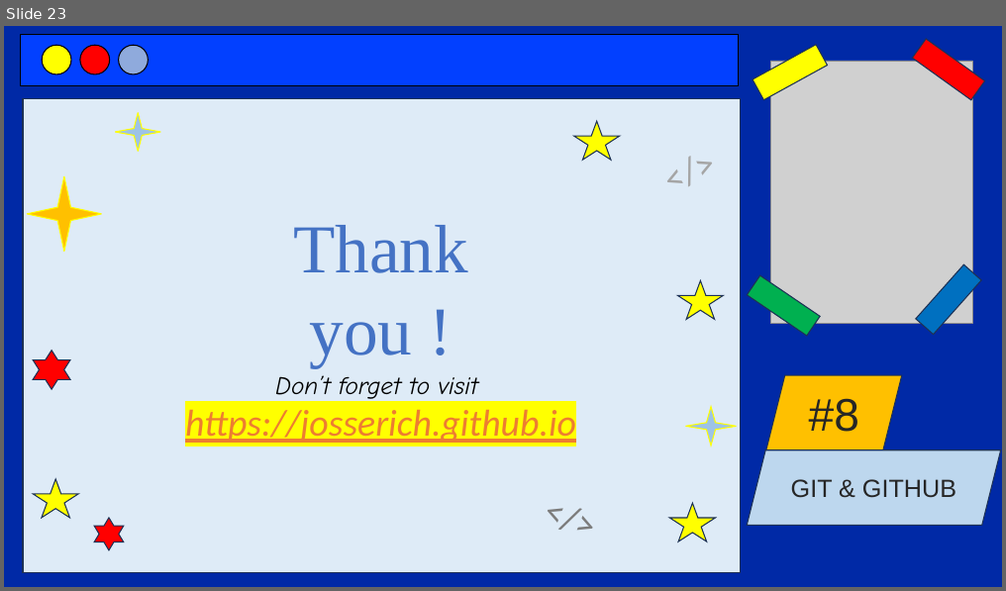
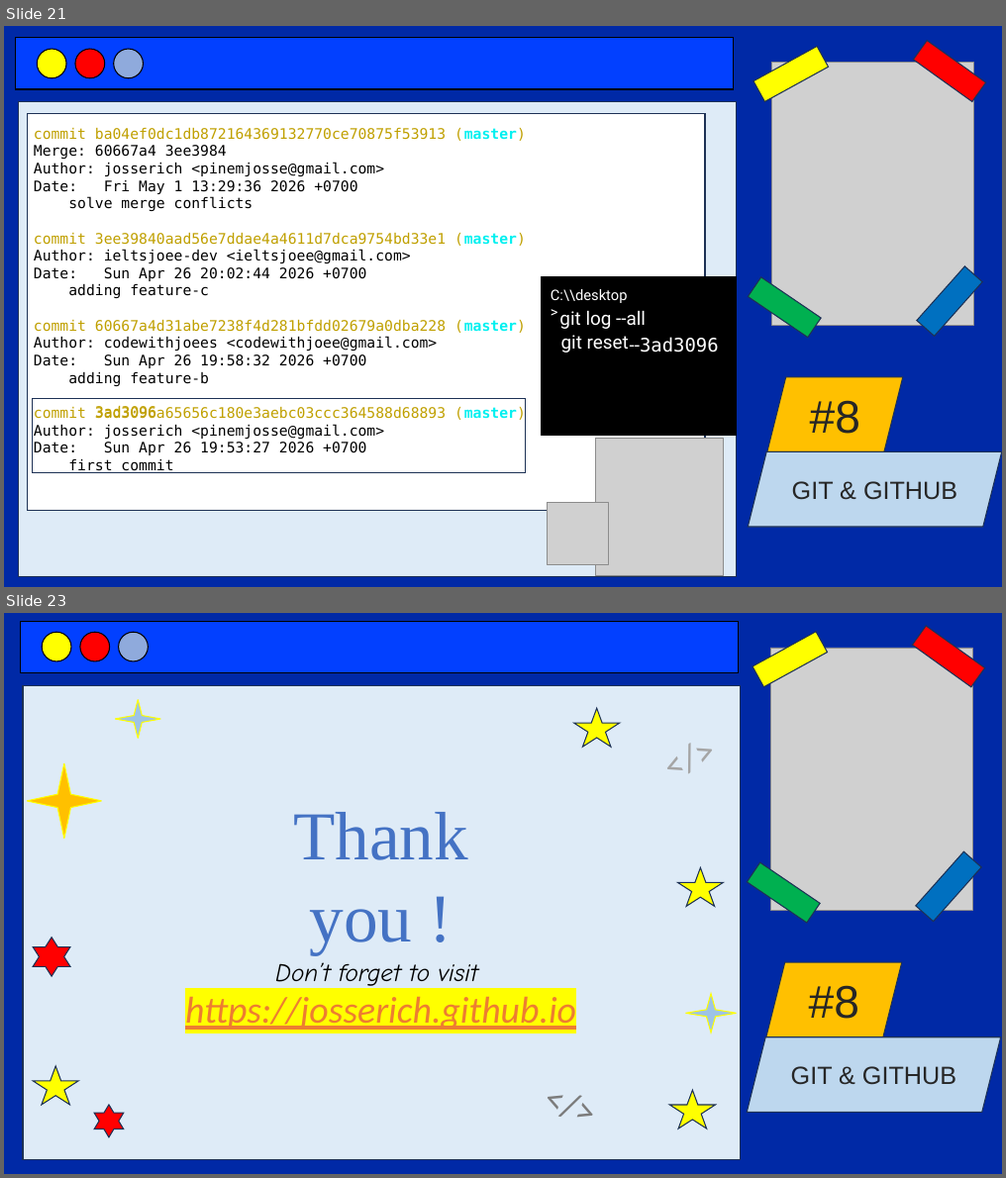
Before and after one commit to codewithjoees/courses-software-developer-complete, a slide deck: 8-git-github/ppt/git-github.pptx. Shown one above the other, each under a label of ours: slide 23 before the commit, slides 21 and 23 after it; the slides between them are not shown. The pictures are 1006x591 and 1006x1178 pixels, drawn with LibreOffice and Linux fonts; fonts in the diff are those of the drawing; grey boxes stand for pictures. Boxes give left, top, right and bottom in pixels: in the first picture for what was removed or moved away, otherwise in the second. Text is boxed around its words. In the diff, an @@ line names an element or a change of style, - is before the commit and + after.

```diff
--- a/8-git-github/ppt/git-github.pptx
+++ b/8-git-github/ppt/git-github.pptx
@@ slide 21 added at box(4, 26, 1002, 587), background #0029A6 @@
@@ group added at box(15, 38, 1002, 577): 6 rectangles, 3 ellipses, 2 parallelograms, 1 picture @@
+#8
+GIT & GITHUB
@@ rectangle added at box(27, 113, 705, 511), fill #FFFFFF, outline #1E3256 1 pt @@
@@ text added at box(34, 127, 526, 473), 14 pt, text #000000 @@
+commit ba04ef0dc1db872164369132770ce70875f53913 (master)
+Merge: 60667a4 3ee3984
+Author: josserich <pinemjosse@gmail.com>
+Date: Fri May 1 13:29:36 2026 +0700
+solve merge conflicts
+commit 3ee39840aad56e7ddae4a4611d7dca9754bd33e1 (master)
+Author: ieltsjoee-dev <ieltsjoee@gmail.com>
+Date: Sun Apr 26 20:02:44 2026 +0700
+adding feature-c
+commit 60667a4d31abe7238f4d281bfdd02679a0dba228 (master)
+Author: codewithjoees <codewithjoee@gmail.com>
+Date: Sun Apr 26 19:58:32 2026 +0700
+adding feature-b
+commit 3ad3096a65656c180e3aebc03ccc364588d68893 (master)
+Author: josserich <pinemjosse@gmail.com>
+Date: Sun Apr 26 19:53:27 2026 +0700
+first commit
@@ rectangle added at box(542, 277, 737, 436), fill #000000, outline #000000 1 pt @@
@@ text added at box(550, 289, 628, 303), 14 pt, text #FFFFFF @@
+C:\\desktop >
@@ text added at box(559, 310, 646, 329), 18 pt, text #FFFFFF @@
+git log --all
@@ text added at box(561, 335, 629, 353), 18 pt, text #FFFFFF @@
+git reset
@@ text added at box(630, 337, 719, 353), 18 pt, text #FFFFFF @@
+--3ad3096
@@ rectangle added at box(33, 399, 525, 473), outline #1E3256 1 pt @@
@@ text added at box(88, 399, 184, 425), 14 pt, text #C0A000 @@
+3ad3096
@@ picture added at box(595, 439, 724, 576) @@
@@ picture added at box(547, 503, 609, 565) @@
```
Also in this commit, not shown: 8 slides changed, 1 slide removed, 6 other files.
